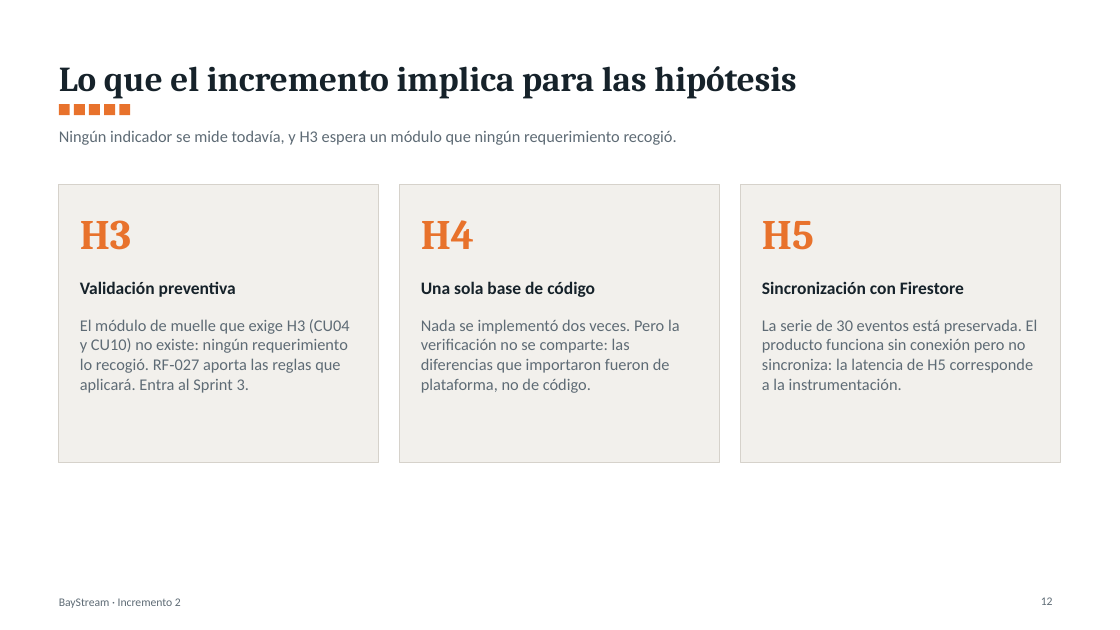
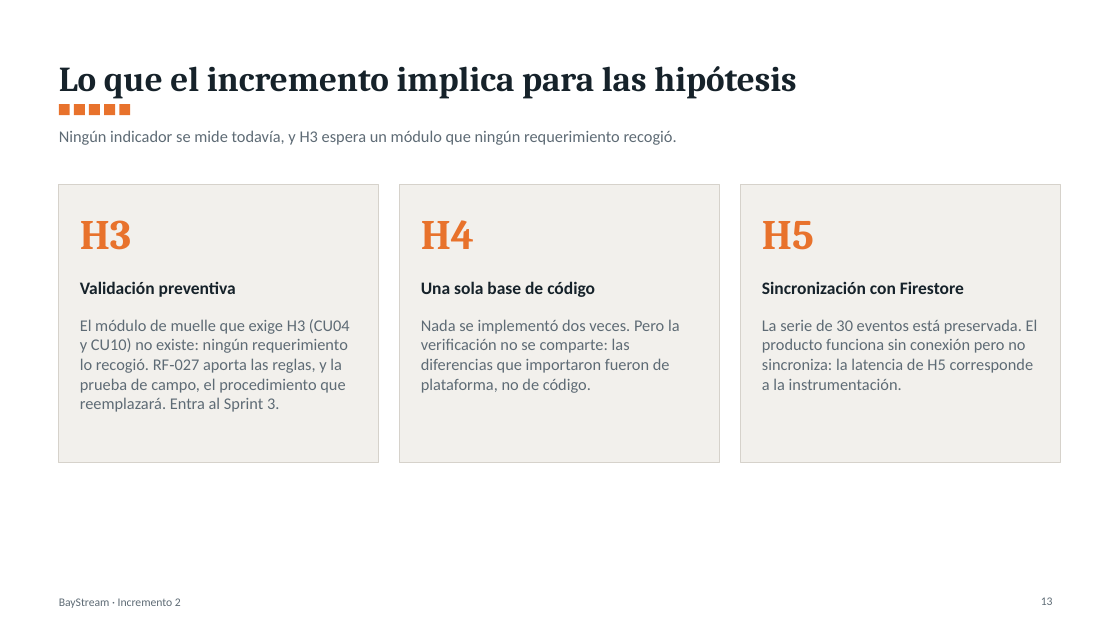
Before and after one commit to YovaWarrior/Proyecto-BayStream, a slide deck: slide 13 of docs/BayStream_Incremento2_Presentacion.pptx (slide 12 before the commit). Drawn at 1120x630 pixels with LibreOffice and Linux fonts; fonts in the diff are those of the drawing. Boxes give left, top, right and bottom in pixels: in the first picture for what was removed or moved away, otherwise in the second. Text is boxed around its words. In the diff, an @@ line names an element or a change of style, - is before the commit and + after.

Commit message:
Sprint 2 cerrado: T-49 terminada, 26 de 26 tareas y 35.0 h
Decision 10.49: la app instalada desde Google Play arranca sin red y abre un plan real. Entrega del 17-oct con corte al 6-oct: documento con el apartado III.G de la prueba de campo (Tabla 89, Tablas 77-90), presentacion de 14 diapositivas y tablero 26/26. RNF ajustados a pantallas de 1920x1080 y a Windows 11 con Windows 10 en uso. Caso MAGELLAN STAR con las respuestas de Carlos y el IMDG 42-24 recibido, fuera del repositorio.

```diff
--- a/docs/BayStream_Incremento2_Presentacion.pptx
+++ b/docs/BayStream_Incremento2_Presentacion.pptx
@@ text at [80, 319, 350, 412]: text changed @@
-El módulo de muelle que exige H3 (CU04 y CU10) no existe: ningún requerimiento lo recogió. RF‑027 aporta las reglas que aplicará. Entra al Sprint 3.
+El módulo de muelle que exige H3 (CU04 y CU10) no existe: ningún requerimiento lo recogió. RF‑027 aporta las reglas, y la prueba de campo, el procedimiento que reemplazará. Entra al Sprint 3.
```
Also in this commit, not shown: 5 other slides changed, 1 slide added, 5 other files.
